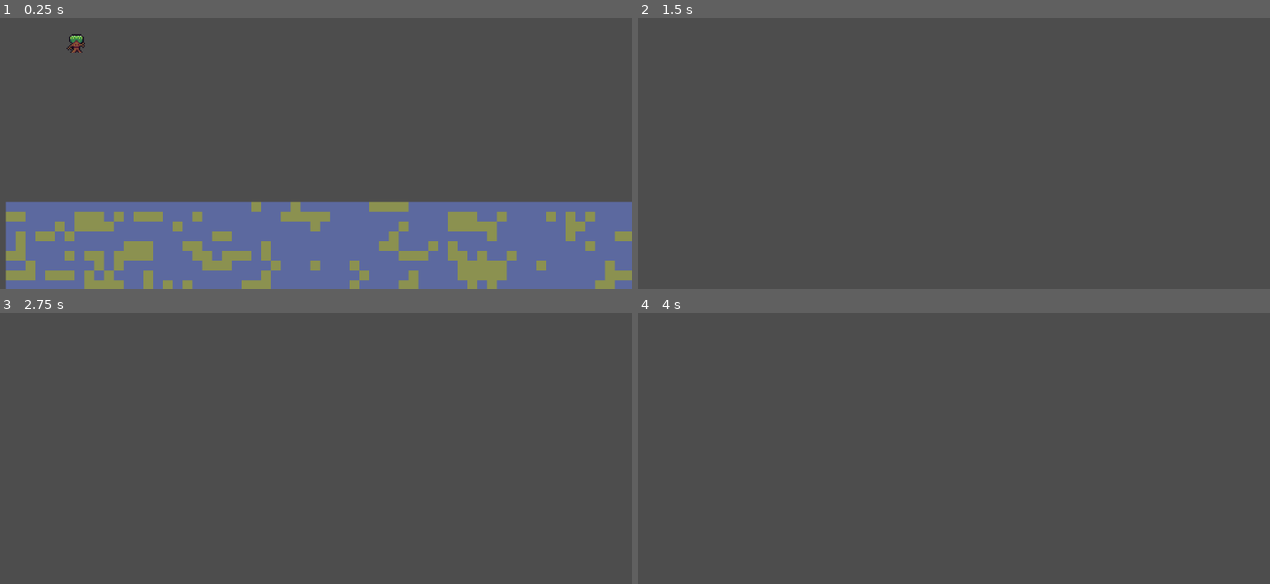
Above: before the commit, frames 1-4 (two rows, left to right).
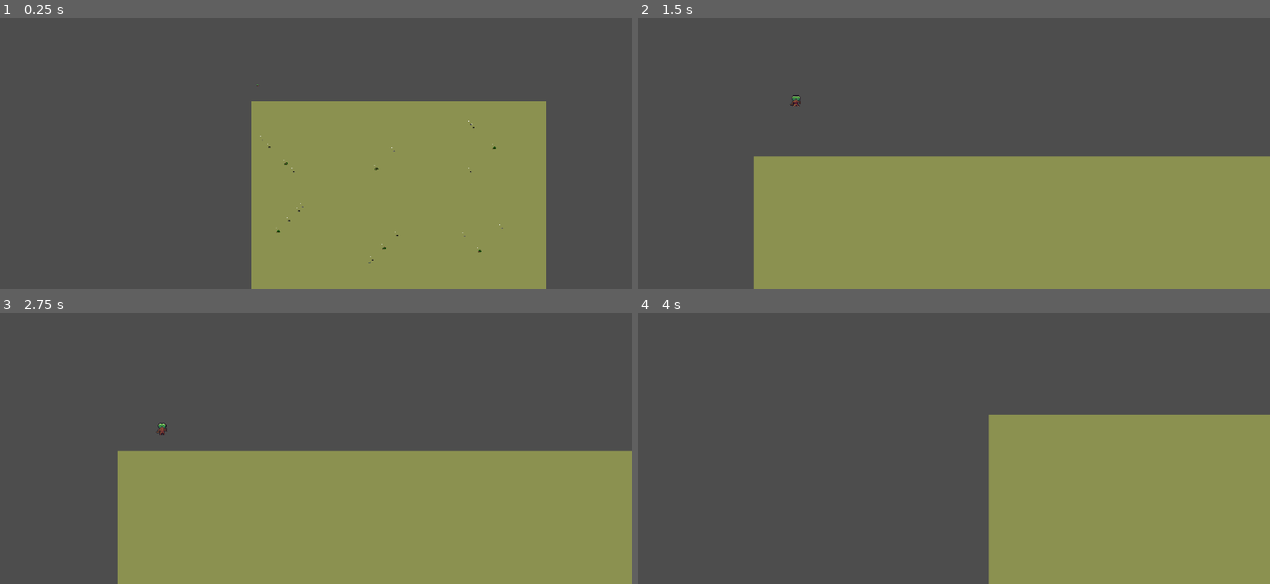
Above: after the commit, the same moments.

Repository: lewis785/ludum-dare-53
Game: Godot game, scene res://scenes/main.tscn
Same seed, same stepped clock (60 frames per second), same inputs: the game is played once before the commit and once after it.
Inputs (mouse positions are in pixels of both pictures, inside the frame that each line leads up to):
- Up to frame 1 (0.25 s): no input
- Up to frame 2 (1.5 s): move the mouse to (1074, 69) at 0.52 s; hold E (camera_zoom_in, bound only after the commit) 0.53-1.28 s; click (1074, 69) at 0.67 s; tap Q (camera_zoom_in, bound only before the commit) at 0.8, 1.35 s; move the mouse to (777, 110) at 1.27 s; click (777, 110) at 1.42 s
- Up to frame 3 (2.75 s): tap E (camera_zoom_in, bound only after the commit) at 1.55 s; move the mouse to (outside the picture) at 2.02 s; press the mouse at (outside the picture) at 2.03 s; tap Q (camera_zoom_in, bound only before the commit) at 2.3 s
- Up to frame 4 (4 s): tap Enter at 2.75 s; move the mouse to (878, 464) at 2.77 s; release the mouse at (878, 464) at 2.78 s; tap S (camera_down) at 2.85 s; click (878, 464) at 2.92 s; tap E (camera_zoom_in, bound only after the commit) at 3.05 s; tap Space at 3.5 s; move the mouse to (1130, 445) at 3.52 s; hold A (camera_left) from 3.53 s (still down); click (1130, 445) at 3.67 s; tap Q (camera_zoom_in, bound only before the commit) at 3.8 s

The runs differ from the first frame. In frame 1, 46% of the frame differs, in the area x 0-100%, y 5-100%; in frame 2, 40%; in frame 3, 40%; in frame 4, 28%.

Commit message:
Updated Zoom Commands

Diff:
--- a/project.godot
+++ b/project.godot
@@ -71,12 +71,12 @@
 }
 camera_zoom_in={
 "deadzone": 0.5,
-"events": [Object(InputEventKey,"resource_local_to_scene":false,"resource_name":"","device":-1,"window_id":0,"alt_pressed":false,"shift_pressed":false,"ctrl_pressed":false,"meta_pressed":false,"pressed":false,"keycode":0,"physical_keycode":81,"key_label":0,"unicode":113,"echo":false,"script":null)
+"events": [Object(InputEventKey,"resource_local_to_scene":false,"resource_name":"","device":-1,"window_id":0,"alt_pressed":false,"shift_pressed":false,"ctrl_pressed":false,"meta_pressed":false,"pressed":false,"keycode":0,"physical_keycode":69,"key_label":0,"unicode":101,"echo":false,"script":null)
 ]
 }
 camera_zoom_out={
 "deadzone": 0.5,
-"events": [Object(InputEventKey,"resource_local_to_scene":false,"resource_name":"","device":-1,"window_id":0,"alt_pressed":false,"shift_pressed":false,"ctrl_pressed":false,"meta_pressed":false,"pressed":false,"keycode":0,"physical_keycode":69,"key_label":0,"unicode":101,"echo":false,"script":null)
+"events": [Object(InputEventKey,"resource_local_to_scene":false,"resource_name":"","device":-1,"window_id":0,"alt_pressed":false,"shift_pressed":false,"ctrl_pressed":false,"meta_pressed":false,"pressed":false,"keycode":0,"physical_keycode":81,"key_label":0,"unicode":113,"echo":false,"script":null)
 ]
 }
 active={
--- a/scenes/Camera/Camera.tscn
+++ b/scenes/Camera/Camera.tscn
@@ -6,4 +6,5 @@
 
 [node name="Camera2D" type="Camera2D" parent="."]
 position = Vector2(-4, 0)
+zoom = Vector2(0.1, 0.1)
 script = ExtResource("1_67m5s")
--- a/scenes/Camera/camera_controller.gd
+++ b/scenes/Camera/camera_controller.gd
@@ -1,10 +1,13 @@
 extends Camera2D
 
 @export var camera_speed = 20
-@export var camera_zoom_speed = 1
+@export var camera_zoom_speed = 0.5
+
+var max_camera_speed
 
 # Called when the node enters the scene tree for the first time.
 func _ready():
+	max_camera_speed = camera_speed
 	pass # Replace with function body.
 
 
@@ -23,10 +26,9 @@
 	if Input.is_action_pressed("camera_down"):
 		movement.y += camera_speed
 	if Input.is_action_pressed("camera_zoom_in"):
-		print("camera_zoom_in")
-		set_zoom(get_zoom() - Vector2(camera_zoom_speed, camera_zoom_speed))
+		set_zoom(get_zoom() + ((camera_zoom_speed * get_zoom())/10))
 	if Input.is_action_pressed("camera_zoom_out"):
-		print("camera_zoom_out")
-		set_zoom(get_zoom() + Vector2(camera_zoom_speed, camera_zoom_speed))
+		set_zoom(get_zoom() - ((camera_zoom_speed * get_zoom())/10))
 
+	camera_speed = max_camera_speed / ((get_zoom().x+1) / 2)
 	position = movement
--- a/scenes/map/map_populate.gd
+++ b/scenes/map/map_populate.gd
@@ -28,7 +28,7 @@
 
 	sector_width = width / 3
 	sector_height = height / 3
-	town_turret_range = sector_width/10
+	town_turret_range = sector_width/4
 
 	populate_map()
 
@@ -50,7 +50,7 @@
 
 	for n in randi_range(1,3):
 		#Spawn turret within range of town
-		var offset = randi_range(town_turret_range/10, town_turret_range)
+		var offset = randi_range(town_turret_range/3, town_turret_range)
 		var turret_x
 		var turret_y
 		if randf() > 0.5:
--- a/scenes/map/terrain_gen.gd
+++ b/scenes/map/terrain_gen.gd
@@ -13,7 +13,7 @@
 
 	generate_noise_map()
 	generate_map()
-	fill_map()
+	#fill_map()
 	#recalculate_map()
 	print("Map Generated")
 
@@ -28,13 +28,14 @@
 			noise_map[x][y] = noise(x, y)
 
 func noise(nx, ny):
-	return randf()
+	#return randf() * (1 / abs(sin(nx) * sin(ny)))
+	return abs(cos(nx) - sin(ny))
 
 func generate_map():
 	for x in width:
 		for y in height:
-			tilemap.set_cell(0, Vector2i(x,y),0)
-			#tilemap.set_cell(0, Vector2i(x,y),1, Vector2i(4,7))
+			#tilemap.set_cell(0, Vector2i(x,y),0)
+			tilemap.set_cell(0, Vector2i(x,y),0, Vector2i(7,6))
 
 func fill_map():
 	var terrain_count = tilemap.tile_set.get_terrain_sets_count()
@@ -58,9 +59,12 @@
 				tilemap.set_cell(0, Vector2i(x,y),0, Vector2i(4,7))
 
 func cell_terrain(x,y):
-	#if randf_range(0,4) > cell_noise(x,y):
-	var noise = cell_noise(x,y)
-	#print(noise)
+	#if randf_range(0,1) > cell_noise(x,y):
+	#	return 1
+	#return 0
+	#var noise = cell_noise(x,y)
+	var noise = randf() * cell_noise(x,y)
+	print(noise)
 	if noise > noise_gate:
 		return 1
 	return 0
@@ -76,5 +80,12 @@
 		noise += noise_map[x][y-1]
 	if y < height-1:
 		noise += noise_map[x][y+1]
-	noise = noise/4
+	noise = noise/5
 	return noise
+
+func recalculate_map():
+	for n in (width*height):
+		var randx = randi_range(0, width-1)
+		var randy = randi_range(0, height-1)
+		var terrain = cell_terrain(randx,randy)
+		tilemap.set_cells_terrain_connect(0, [Vector2i(randx, randy)], 1, terrain, true)
